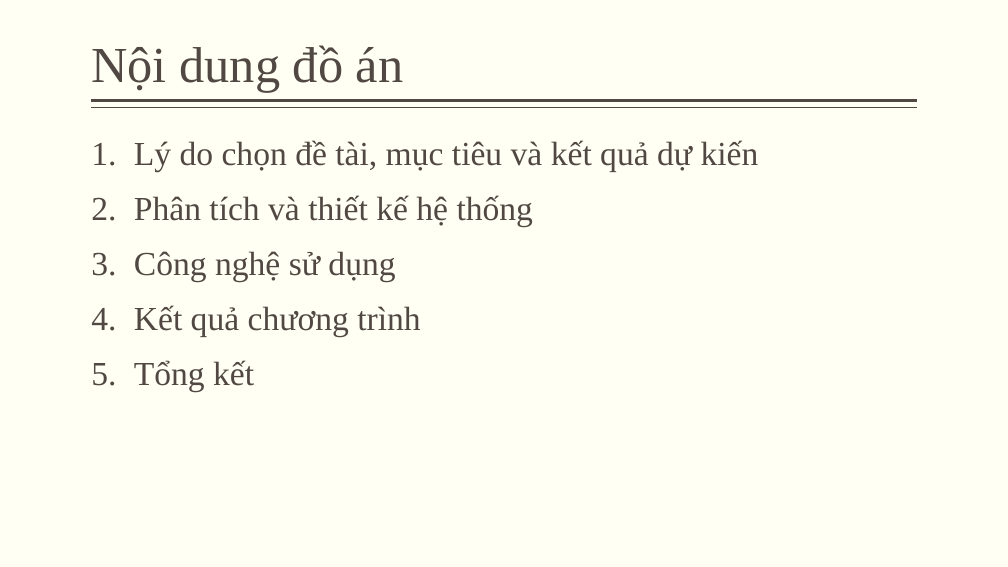
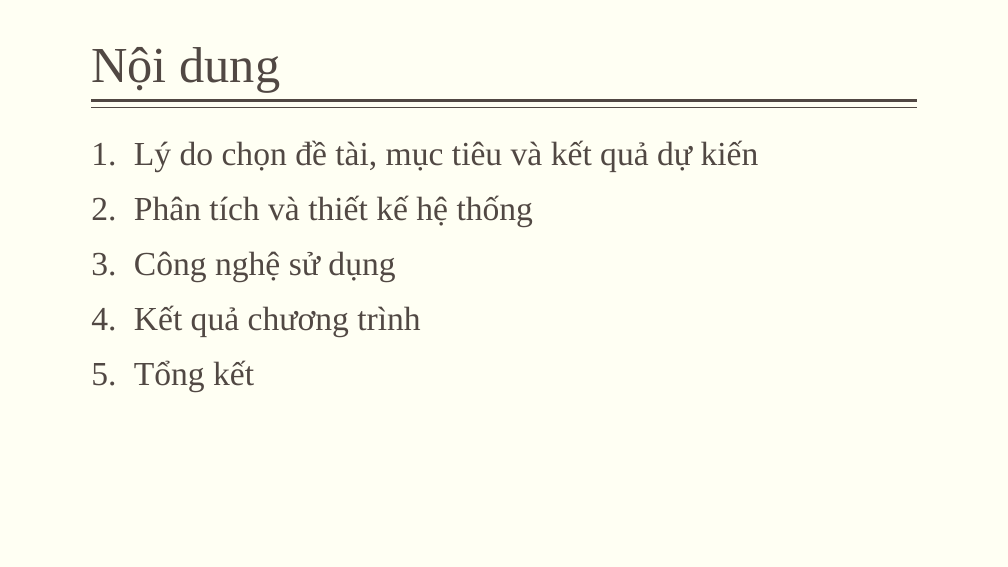
Before and after one commit to neekon2508/DATN, a slide deck: slide 2 of Document/bao-ao-do-an-tot-nghiep.pptx. Drawn at 1008x567 pixels with LibreOffice and Linux fonts; fonts in the diff are those of the drawing. Boxes give left, top, right and bottom in pixels: in the first picture for what was removed or moved away, otherwise in the second. Text is boxed around its words. In the diff, an @@ line names an element or a change of style, - is before the commit and + after.

```diff
--- a/Document/bao-ao-do-an-tot-nghiep.pptx
+++ b/Document/bao-ao-do-an-tot-nghiep.pptx
@@ title at <box>91,47,280,92</box>: text changed @@
-Nội dung đồ án
+Nội dung
```
Also in this commit, not shown: 15 other slides changed, 1 other file.
